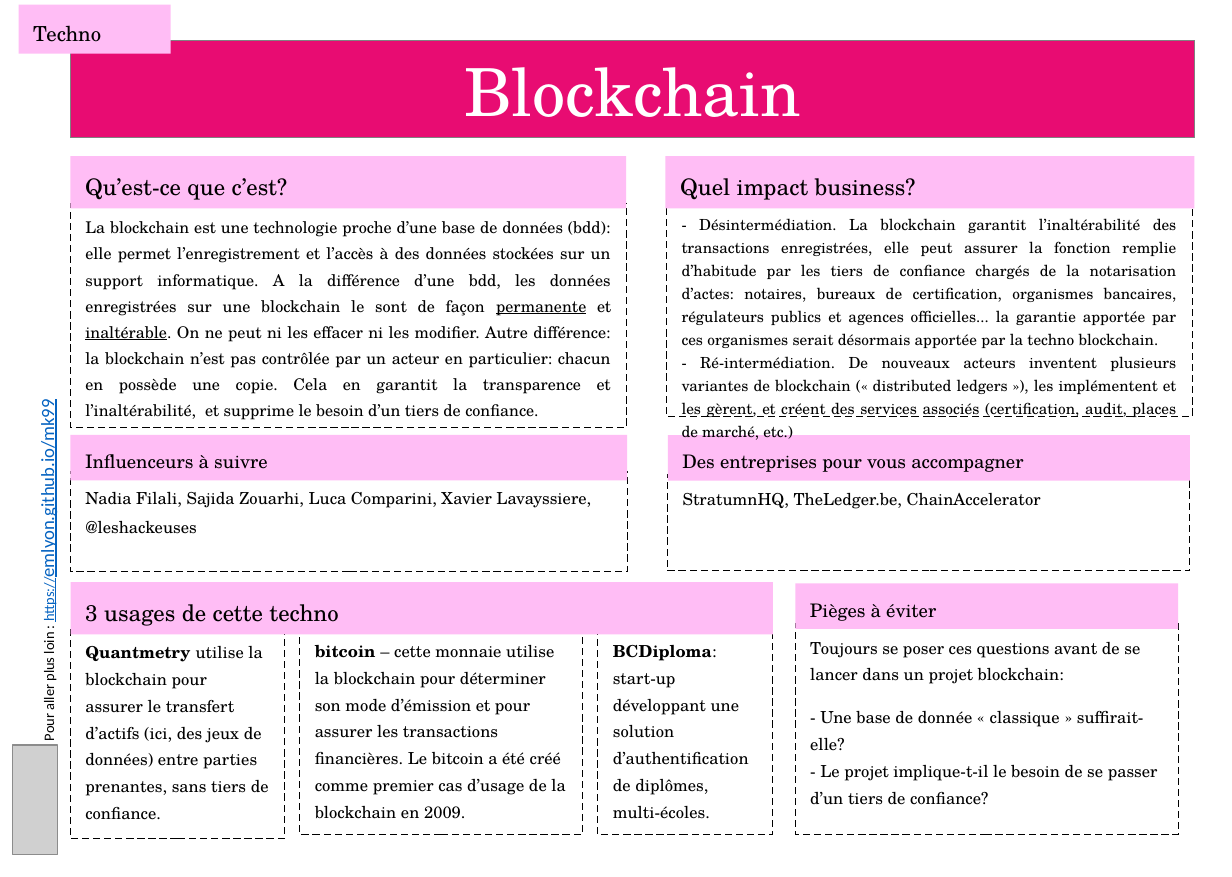
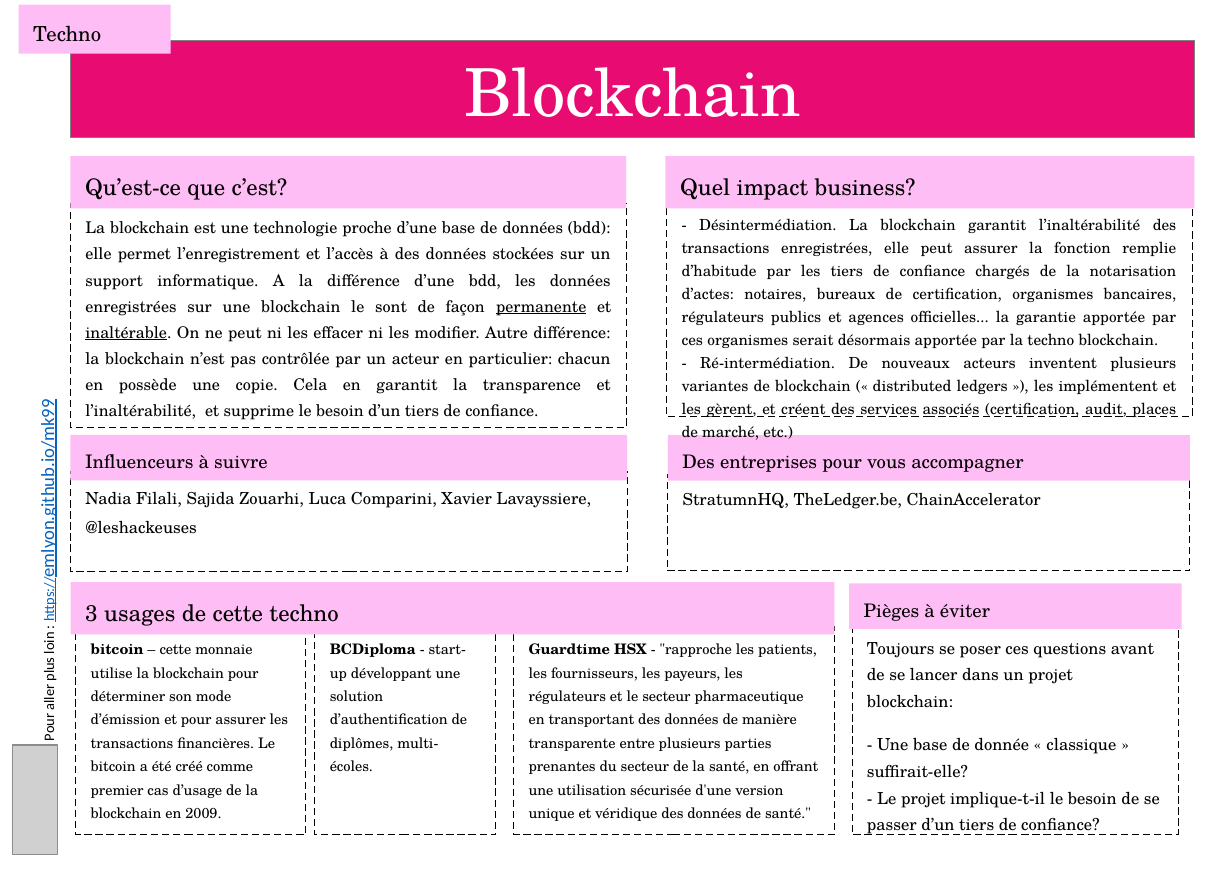
Before and after one commit to emlyon/chaire-implid, a slide deck: slide 11 of docs/content/fr/cards.pptx. Drawn at 1232x877 pixels with LibreOffice and Linux fonts; fonts in the diff are those of the drawing; grey boxes stand for pictures. Boxes give left, top, right and bottom in pixels: in the first picture for what was removed or moved away, otherwise in the second. Text is boxed around its words. In the diff, an @@ line names an element or a change of style, - is before the commit and + after.

Commit message:
updated card on blockchain with better company example

```diff
--- a/docs/content/fr/cards.pptx
+++ b/docs/content/fr/cards.pptx
@@ rectangle "3 usages de cette techno" resized from (x1=70, y1=582, x2=772, y2=635) to (x1=70, y1=582, x2=834, y2=635) @@
@@ rectangle "Pièges à éviter" resized from (x1=796, y1=584, x2=1178, y2=630) to (x1=849, y1=584, x2=1181, y2=630) @@
@@ rectangle removed at (x1=70, y1=627, x2=283, y2=837) @@
-Quantmetry utilise la blockchain pour assurer le transfert d’actifs (ici, des jeux de données) entre parties prenantes, sans tiers de confiance.
@@ rectangle "bitcoin – cette monnaie utilise ..." resized from (x1=299, y1=627, x2=581, y2=836) to (x1=76, y1=627, x2=305, y2=836) @@
@@ rectangle "bitcoin – cette monnaie utilise ..." at (x1=76, y1=627, x2=305, y2=836): size 8 to 7 pt @@
@@ rectangle "BCDiploma - start-up développant une ..." resized from (x1=597, y1=627, x2=772, y2=836) to (x1=314, y1=627, x2=496, y2=836) @@
@@ rectangle added at (x1=514, y1=627, x2=834, y2=836), outline #000000 0.75 pt dashed, 7 pt, text #000000 @@
+Guardtime HSX - "rapproche les patients, les fournisseurs, les payeurs, les régulateurs et le secteur pharmaceutique en transportant des données de manière transparente entre plusieurs parties prenantes du secteur de la santé, en offrant une utilisation sécurisée d'une version unique et véridique des données de santé."
@@ rectangle "Toujours se poser ces questions ..." resized from (x1=796, y1=623, x2=1178, y2=834) to (x1=852, y1=623, x2=1178, y2=834) @@
@@ text in rectangle at (x1=330, y1=643, x2=468, y2=772): text changed; size 8 to 7 pt @@
-BCDiploma: start-up développant une solution d’authentification de diplômes, multi-écoles.
+BCDiploma - start-up développant une solution d’authentification de diplômes, multi-écoles.
```
Also in this commit, not shown: 32 other files.
